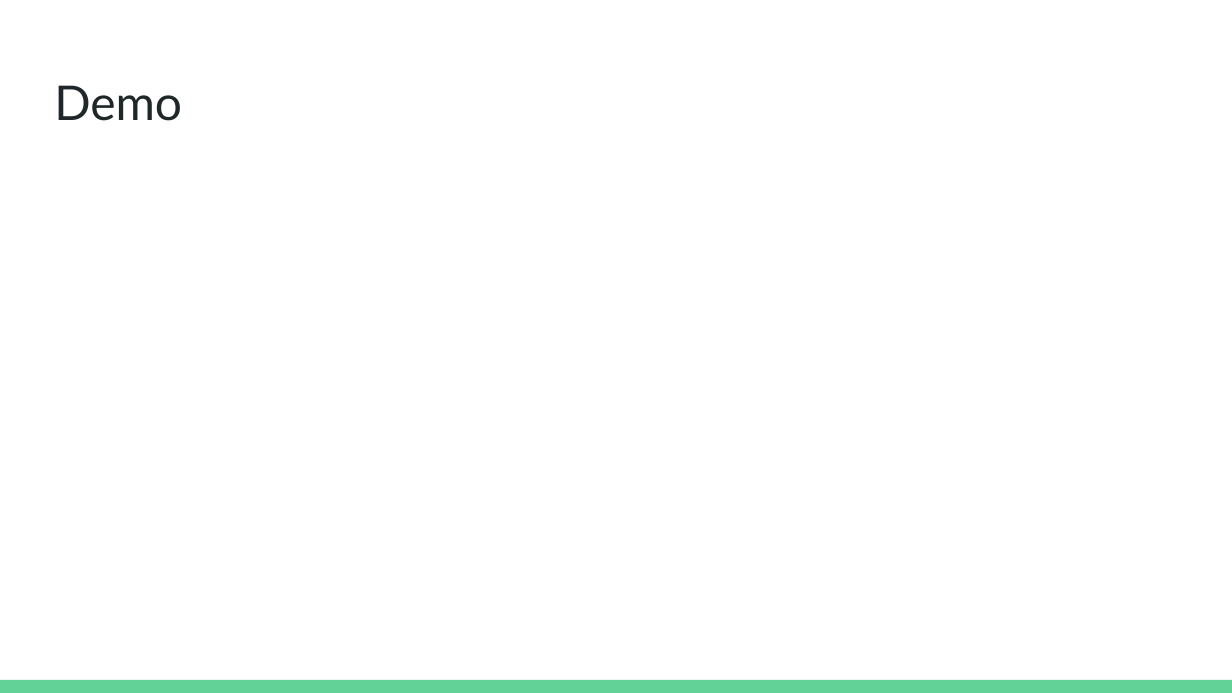
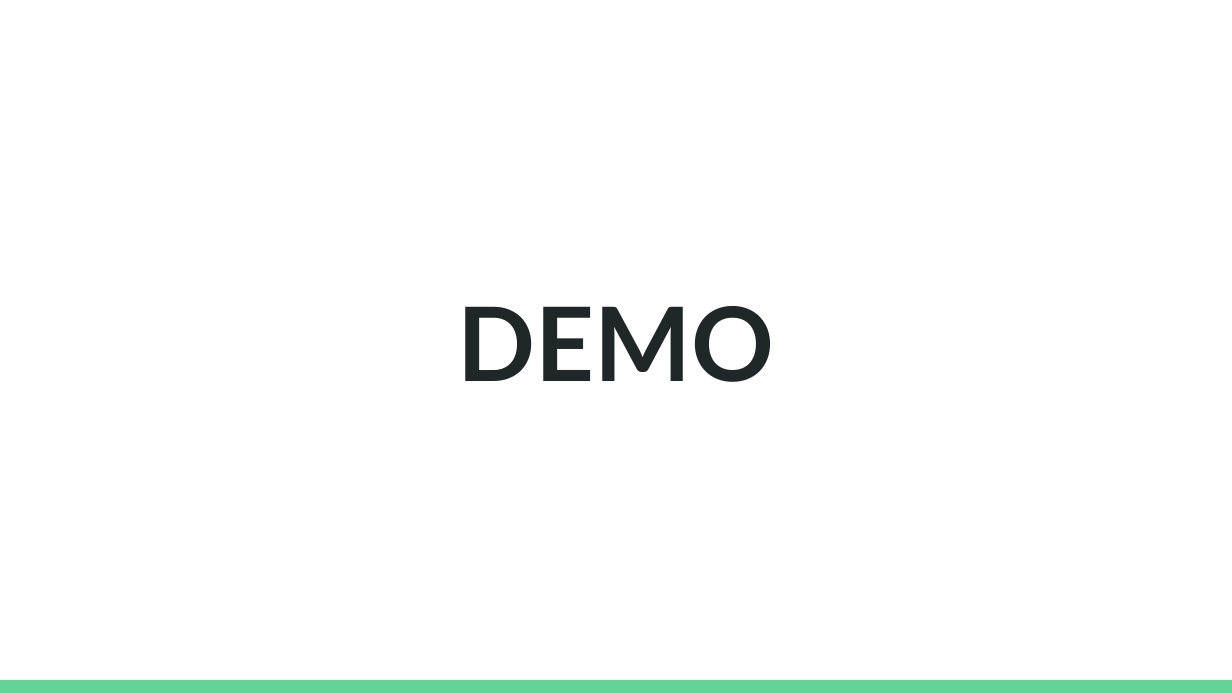
Before and after one commit to sswensen/Chad-An-Online-Chess-Variation, a slide deck: slide 16 of P3/IntelliJ4Life _P3.pptx (slide 9 before the commit). Drawn at 1232x693 pixels with LibreOffice and Linux fonts; fonts in the diff are those of the drawing; background and template pictures are left out. Boxes give left, top, right and bottom in pixels: in the first picture for what was removed or moved away, otherwise in the second. Text is boxed around its words. In the diff, an @@ line names an element or a change of style, - is before the commit and + after.

```diff
--- a/P3/IntelliJ4Life _P3.pptx
+++ b/P3/IntelliJ4Life _P3.pptx
@@ title at box(457, 306, 774, 382): text changed; size 28 to 60 pt; bold on @@
-Demo
+DEMO
```
Also in this commit, not shown: 2 other slides changed, 7 slides added.
